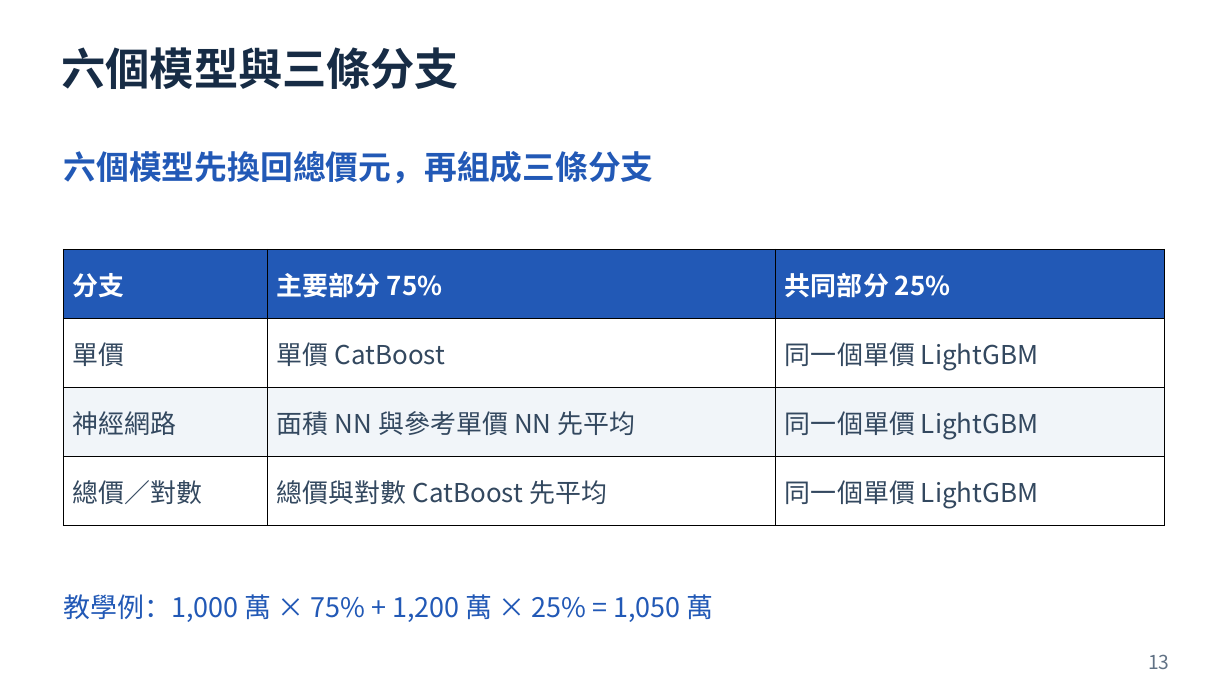
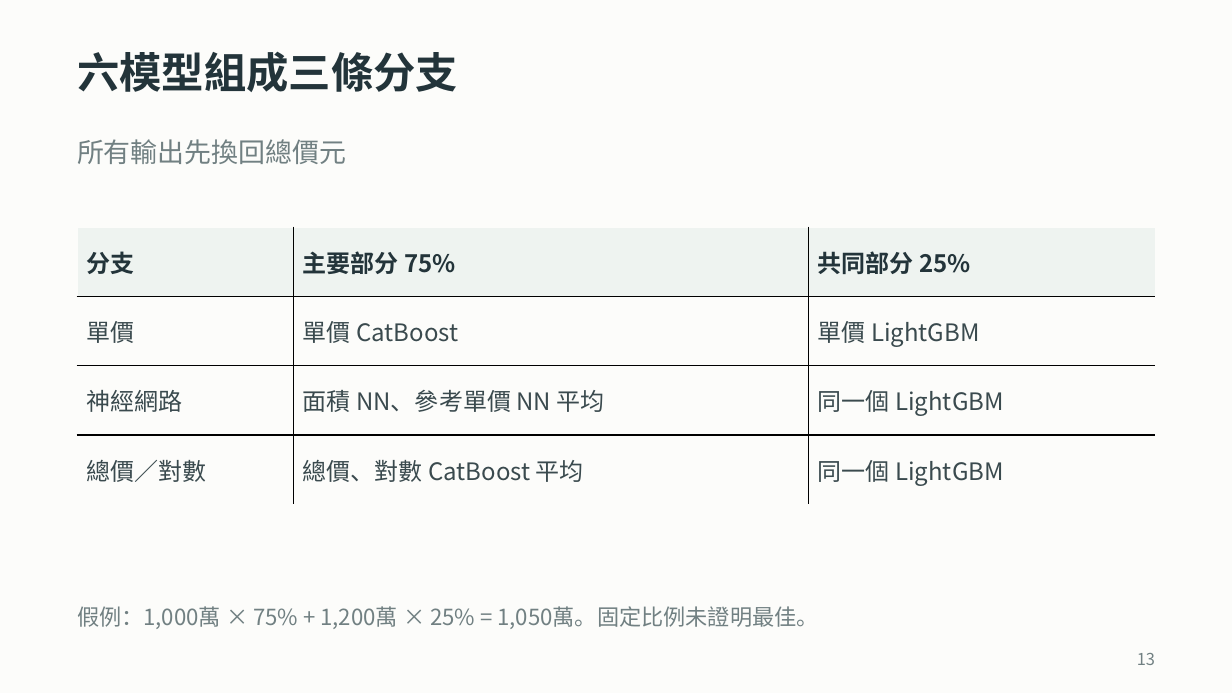
Before and after one commit to ziyi930108/nycu-house-price-regression, a slide deck: slide 13 of teaching/final_presentation/台灣房屋銷售價格預測挑戰賽_上台簡報.pptx. Drawn at 1232x693 pixels with LibreOffice and Linux fonts; fonts in the diff are those of the drawing. Boxes give left, top, right and bottom in pixels: in the first picture for what was removed or moved away, otherwise in the second. Text is boxed around its words. In the diff, an @@ line names an element or a change of style, - is before the commit and + after.

```diff
--- a/teaching/final_presentation/台灣房屋銷售價格預測挑戰賽_上台簡報.pptx
+++ b/teaching/final_presentation/台灣房屋銷售價格預測挑戰賽_上台簡報.pptx
@@ background #FFFFFF to #FCFCFA @@
@@ text at (x1=77, y1=51, x2=458, y2=92): text changed; size 34.5 to 33 pt; text colour #172C45 to #23343A @@
-六個模型與三條分支
+六模型組成三條分支
@@ text at (x1=77, y1=139, x2=346, y2=164): text changed; size 25.5 to 21 pt; text colour #2259B6 to #718082; bold off @@
-六個模型先換回總價元，再組成三條分支
+所有輸出先換回總價元
@@ table at (x1=77, y1=227, x2=1154, y2=505) @@
-row 2, column 3: 同一個單價 LightGBM
+row 2, column 3: 單價 LightGBM
-row 3, column 2: 面積 NN 與參考單價 NN 先平均
+row 3, column 2: 面積 NN、參考單價 NN 平均
-row 3, column 3: 同一個單價 LightGBM
+row 3, column 3: 同一個 LightGBM
-row 4, column 2: 總價與對數 CatBoost 先平均
+row 4, column 2: 總價、對數 CatBoost 平均
-row 4, column 3: 同一個單價 LightGBM
+row 4, column 3: 同一個 LightGBM
@@ fill #2259B6 to #EEF3F0 in row 1 @@
@@ fill #FFFFFF to #FCFCFA in 6 cells @@
@@ fill #F1F5F9 to #FCFCFA in row 3 @@
@@ size 20.2 to 18.8 pt in "分支", "主要部分 75%", "共同部分 25%", "單價" and 3 more places @@
@@ text colour #FFFFFF to #23343A in "分支", "主要部分 75%", "共同部分 25%" @@
@@ text colour #33485F to #3A4A4E in "單價", "單價 CatBoost", "神經網路", "總價／對數" @@
@@ borders changed @@
@@ table resized from (x1=64, y1=250, x2=1165, y2=526) to (x1=77, y1=227, x2=1154, y2=505) @@
@@ text at (x1=77, y1=606, x2=819, y2=629): text changed; size 21 to 17.2 pt; text colour #2259B6 to #718082 @@
-教學例：1,000 萬 × 75% + 1,200 萬 × 25% = 1,050 萬
+假例：1,000萬 × 75% + 1,200萬 × 25% = 1,050萬。固定比例未證明最佳。
@@ text "13" at (x1=1137, y1=653, x2=1155, y2=665): size 15 to 12.8 pt, text colour #617285 to #718082 @@
```
Also in this commit, not shown: 23 other slides changed, 37 other files.
